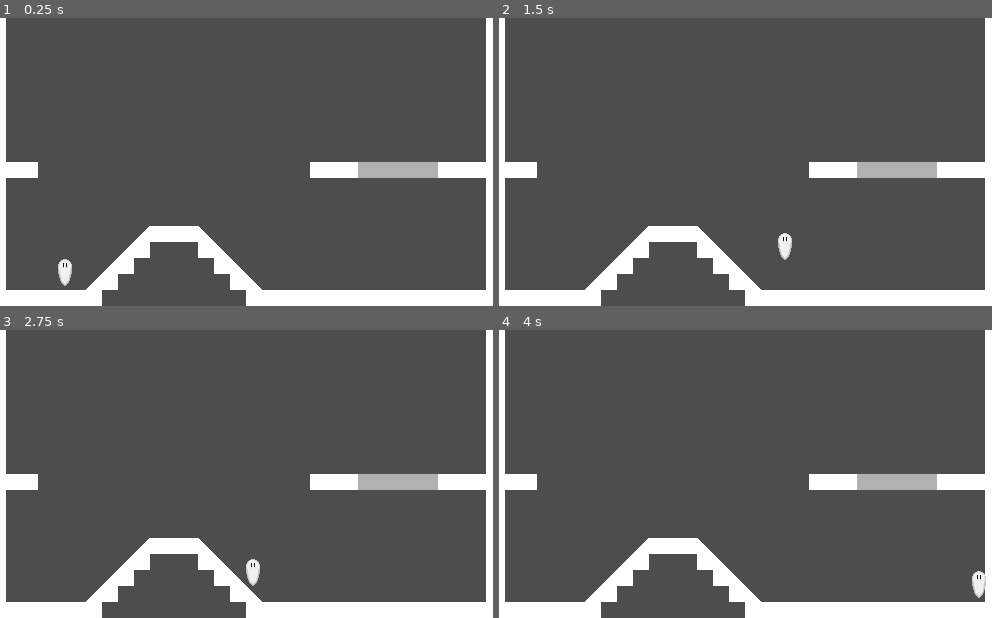
Above: before the commit, frames 1-4 (two rows, left to right).
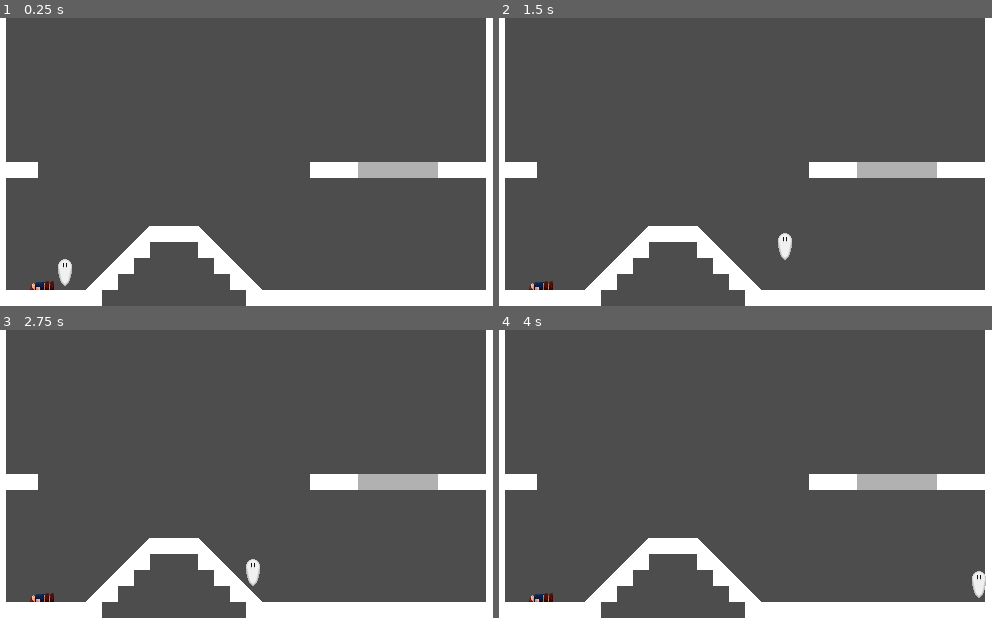
Above: after the commit, the same moments.

Repository: GamingArbor/A-Ghastly-Day
Game: Godot game, scene res://Scenes/Rooms/Big_Room.tscn
Two runs of this game, one before a commit and one after it. Both use one fixed random seed, a clock stepped at 60 frames per second and the inputs below.
Inputs:
- Up to frame 1 (0.25 s): no input
- Up to frame 2 (1.5 s): tap Enter at 0.5 s; hold D (Right) from 0.53 s (still down); tap Space (Float) at 0.6 s; tap W (Up) at 0.77 s; tap M (Interact) at 0.8, 1.35 s
- Up to frame 3 (2.75 s): tap W (Up) at 1.52 s; tap Space (Float) at 1.55, 2.1 s; release D (Right) at 2.03 s; hold A (Left) from 2.03 s (still down); tap M (Interact) at 2.3 s
- Up to frame 4 (4 s): release A (Left) at 2.78 s; hold D (Right) from 2.78 s (still down); tap M (Interact) at 2.85, 3.8 s; tap W (Up) at 3.02, 3.77 s; tap Space (Float) at 3.05, 3.6 s

The runs differ from the first frame. In frame 1, 0.1% of the frame differs, in the area x 6-11%, y 91-95%; in frame 2, 0.1%; in frame 3, 0.1%; in frame 4, 0.1%.

Commit message:
Gave Player Ability to Drag Body
- Added Drag state
- Player's speed is reduced while dragging the body
- Have not made the body move while the player is dragging

Diff:
--- a/Scenes/Player/player.tscn
+++ b/Scenes/Player/player.tscn
@@ -7,8 +7,8 @@
 radius = 6.0
 
 [node name="Player" type="CharacterBody2D"]
-collision_layer = 3
-collision_mask = 3
+collision_layer = 11
+collision_mask = 11
 script = ExtResource("1_sjaus")
 
 [node name="Sprite2D" type="Sprite2D" parent="."]
--- a/Scenes/Rooms/Big_Room.tscn
+++ b/Scenes/Rooms/Big_Room.tscn
@@ -1,7 +1,8 @@
-[gd_scene load_steps=5 format=4 uid="uid://cnualho3uxo3q"]
+[gd_scene load_steps=6 format=4 uid="uid://cnualho3uxo3q"]
 
 [ext_resource type="Texture2D" uid="uid://d10kvx1ujfve7" path="res://Graphics/Tiles/Tileset-Collision.png" id="1_7sk8b"]
 [ext_resource type="PackedScene" uid="uid://cpuoix83gss4l" path="res://Scenes/Player/player.tscn" id="1_kvefk"]
+[ext_resource type="PackedScene" uid="uid://b01kc7rc5bdbo" path="res://Scenes/Player/deadbody.tscn" id="3_1pg3o"]
 
 [sub_resource type="TileSetAtlasSource" id="TileSetAtlasSource_ribh0"]
 resource_name = "CollisionTiles"
@@ -17,9 +18,10 @@
 3:0/0/physics_layer_1/polygon_0/one_way = true
 
 [sub_resource type="TileSet" id="TileSet_qi3bx"]
-physics_layer_0/collision_layer = 1
-physics_layer_1/collision_layer = 2
-physics_layer_1/collision_mask = 2
+physics_layer_0/collision_layer = 5
+physics_layer_0/collision_mask = 5
+physics_layer_1/collision_layer = 6
+physics_layer_1/collision_mask = 6
 sources/0 = SubResource("TileSetAtlasSource_ribh0")
 
 [node name="BigRoom" type="Node2D"]
@@ -32,4 +34,7 @@
 tile_set = SubResource("TileSet_qi3bx")
 
 [node name="Player" parent="." instance=ExtResource("1_kvefk")]
-position = Vector2(75, 252)
+position = Vector2(75, 256)
+
+[node name="Deadbody" parent="." instance=ExtResource("3_1pg3o")]
+position = Vector2(40, 263)
--- a/Scripts/Player/player.gd
+++ b/Scripts/Player/player.gd
@@ -1,13 +1,19 @@
 extends CharacterBody2D
-var DirectionLock = 0
 
 const SPEED = 300.0
 const JUMP_VELOCITY = -400.0
 
 # State Machine
 # Sets state to IDLE upon entering game
-enum States {IDLE, FLOAT, POSSESS, AIR, DEAD, FLOATOVER}
+enum States {IDLE, FLOAT, POSSESS, AIR, DEAD, FLOATOVER, DRAG}
 var state = States.IDLE
+
+# For locking the axis the player floats in
+var DirectionLock = 0
+
+# For checking to see if the player can intact with various objects
+var InDeadBodyRange: bool = false
+
 
 # Function for changing the player state as per the state machine
 func set_state(newState):
@@ -28,6 +34,8 @@
 			dead()
 		States.FLOATOVER:
 			floatover()
+		States.DRAG:
+			drag()
 
 
 	# The Evil Gravity
@@ -38,11 +46,11 @@
 
 	# Floating Mechanic (Evil): Press float button to start floating, then press direction to go that way.
 	# This part is for setting the floating state
-	if Input.is_action_just_pressed("Float") and is_on_floor():
+	# Checks to make sure the player is on the floor and not dragging the body
+	if Input.is_action_just_pressed("Float") and is_on_floor() and state != States.DRAG:
 		set_state(States.FLOAT)
 		velocity.y = 0
 		DirectionLock = 0
-		print("Fish")
 
 	# Handles moving down semi-solid platforms
 	if Input.is_action_pressed("Down"):
@@ -56,11 +64,26 @@
 	var direction := Input.get_axis("Left", "Right")
 	if state != States.FLOAT and state != States.FLOATOVER:
 		if direction:
-			velocity.x = direction * SPEED
+			# Reduces speed of player if they are dargging the body
+			if state == States.DRAG:
+				velocity.x = direction * SPEED * 0.75
+			else:
+				velocity.x = direction * SPEED
 		else:
 			velocity.x = move_toward(velocity.x, 0, SPEED)
 
 	move_and_slide()
+
+	# Initiates the Dragging Body state if the player is in range of the body
+	if InDeadBodyRange == true and Input.is_action_just_pressed("Interact"):
+		set_state(States.DRAG)
+		print("Fish")
+
+
+# Responsible for the player end of picking up the body
+func pick_up_body(InsideBody: bool) -> void:
+	InDeadBodyRange = InsideBody
+
 
 func idle():
 	pass
@@ -68,7 +91,6 @@
 func floating():
 	if Input.is_action_just_released("Float"):
 		set_state(States.FLOATOVER)
-		print("Bass")
 
 	# Locks Direction into vertical or horizontal; 1 = vertical, 2 = horizontal
 
@@ -119,6 +141,11 @@
 	if is_on_floor():
 		set_state(States.IDLE)
 
+func drag():
+	if Input.is_action_just_released("Interact"):
+		set_state(States.IDLE)
+		print("Bass")
+
 # When you want to change the player's current state, use this:
 # set_state(States.IDLE)
 # States.IDLE could also be a different state such as FLOAT or DEAD
